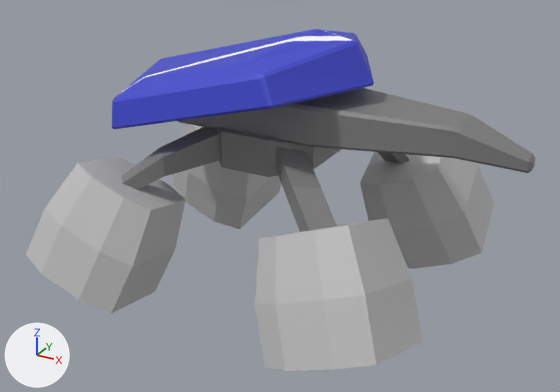
What one commit did to the Blender file sozai/enemyS2.blend.
Camera for both pictures: a 50 mm lens placed at (6.5, -11.8, 6.24), pointed at (0.07, -0.11, 0.39). The lights are fixed; the arrows at lower left show +X, +Y and +Z.
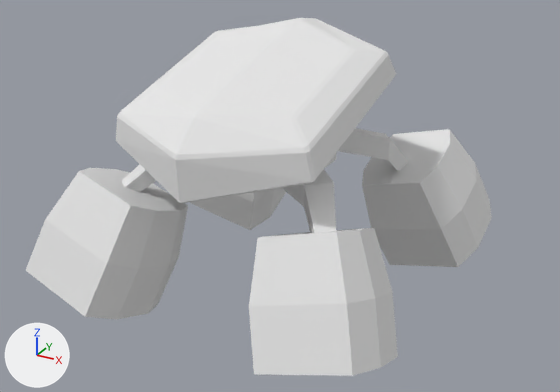
The change in detail:
Material 'Material' (mat_material) is new.
Its base color is (0.8, 0.8, 0.8) (white #e7e7e7).
me_cube has 228 vertices, 203 faces and spans x -3.73..4.52, y 0.0..3.39, z -1.49..3.55.
me_cube no longer uses material mat_enemys2 (picture img_enemys2).
me_cube now uses material mat_material (white #e7e7e7).
Object 'Cube' (ob_cube) turns from (0, 0, 0) to (0, 0, 90) degrees about x, y and z.

Where the change shows, as pixel boxes (x1, y1, x2, y2) in the pictures (560 x 392 px):
'Cube', recoloured, turned: before (26, 29, 535, 371); after (26, 18, 492, 376)
